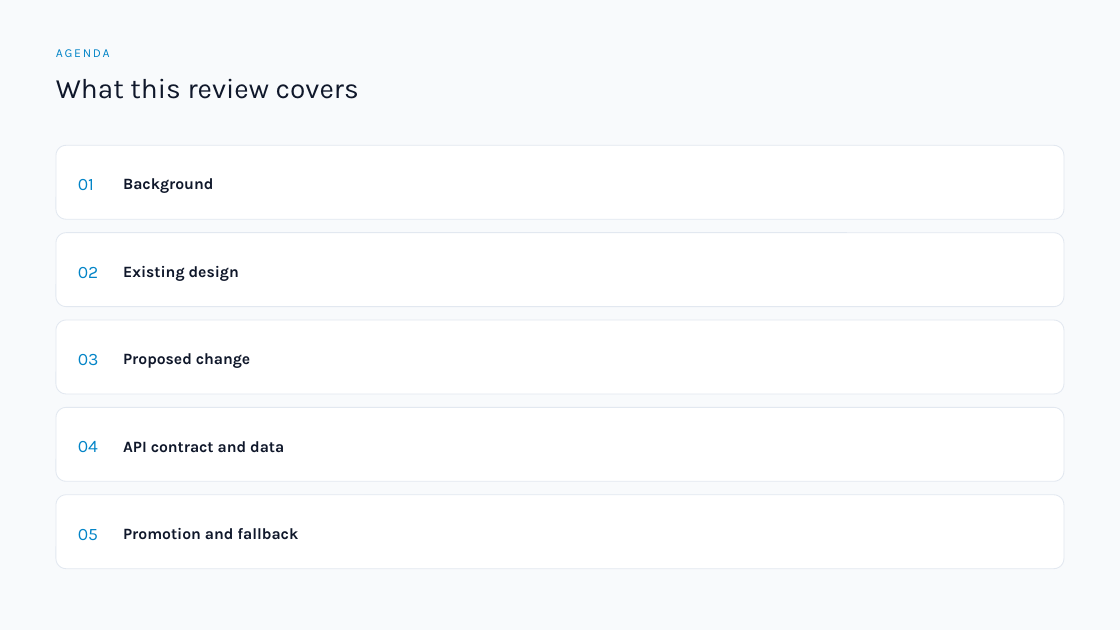
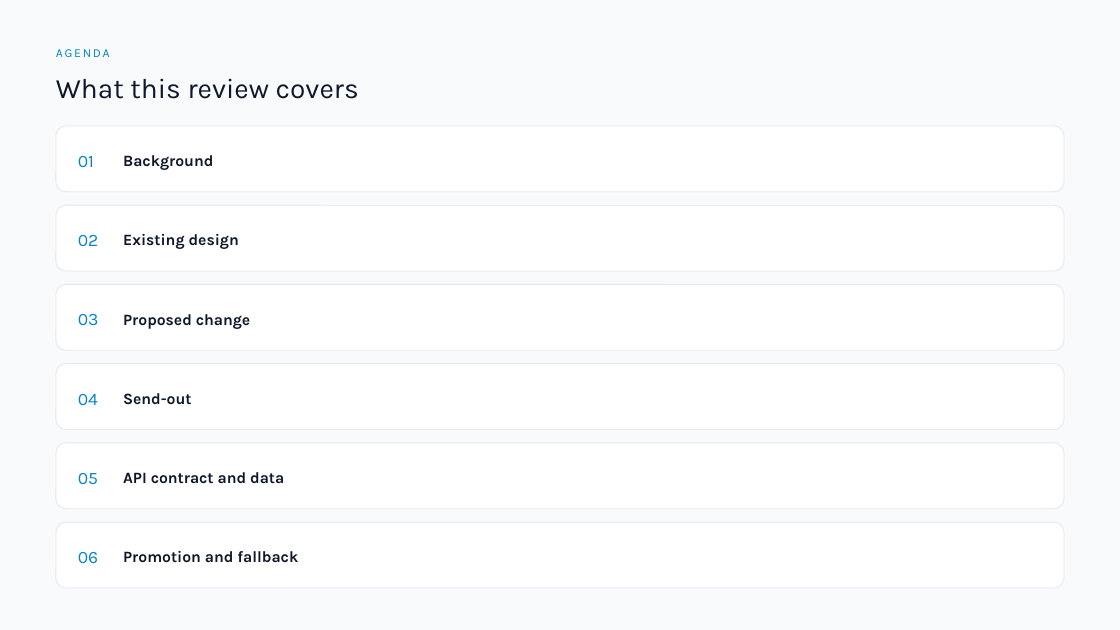
Before and after one commit to DragonChong/HA-Notes, a slide deck: slide 2 of SDLC/Projects/TMP-specimen-sorter-api — Specimen Sorter API/assets/Specimen Sorter API v3.pptx. Drawn at 1120x630 pixels with LibreOffice and Linux fonts; fonts in the diff are those of the drawing. Boxes give left, top, right and bottom in pixels: in the first picture for what was removed or moved away, otherwise in the second. Text is boxed around its words. In the diff, an @@ line names an element or a change of style, - is before the commit and + after.

```diff
--- a/SDLC/Projects/TMP-specimen-sorter-api — Specimen Sorter API/assets/Specimen Sorter API v3.pptx
+++ b/SDLC/Projects/TMP-specimen-sorter-api — Specimen Sorter API/assets/Specimen Sorter API v3.pptx
@@ rounded rectangle: place and size @@
-rounded rectangle at (56,145,1065,219)
+rounded rectangle at (56,126,1065,192)
@@ text "01": place and size @@
-text "01" at (78,179,94,190)
+text "01" at (78,156,94,167)
@@ text "Background": place and size @@
-text "Background" at (123,178,213,193)
+text "Background" at (123,155,213,170)
@@ rounded rectangle: place and size @@
-rounded rectangle at (56,233,1065,307)
+rounded rectangle at (56,205,1065,271)
@@ text "02": place and size @@
-text "02" at (78,267,99,278)
+text "02" at (78,235,99,246)
@@ text "Existing design": place and size @@
-text "Existing design" at (123,266,239,281)
+text "Existing design" at (123,234,239,249)
@@ rounded rectangle: place and size @@
-rounded rectangle at (56,320,1065,394)
+rounded rectangle at (56,285,1065,350)
@@ text "03": place and size @@
-text "03" at (78,354,99,365)
+text "03" at (78,314,99,325)
@@ text "Proposed change": place and size @@
-text "Proposed change" at (123,353,250,368)
+text "Proposed change" at (123,314,250,329)
@@ rounded rectangle: place and size @@
-rounded rectangle at (56,408,1065,481)
+rounded rectangle at (56,364,1065,429)
@@ text "04": place and size @@
-text "04" at (78,441,98,452)
+text "04" at (78,394,98,405)
@@ text added at (123,393,191,405), 13.5 pt, text #0F172A, bold @@
+Send-out
@@ proportions changed in 5 elements at (56,126,1065,192), (56,205,1065,271), (56,285,1065,350), (56,364,1065,429), (56,443,1065,508) @@
@@ rounded rectangle: place and size @@
-rounded rectangle at (56,495,1065,569)
+rounded rectangle at (56,443,1065,508)
@@ text "05": place and size @@
-text "05" at (78,529,98,540)
+text "05" at (78,473,98,484)
@@ text "API contract and data": place and size @@
-text "API contract and data" at (123,441,284,453)
+text "API contract and data" at (123,472,284,484)
@@ rounded rectangle added at (56,523,1065,588), fill #FFFFFF, outline #E2E8F0 0.75 pt @@
@@ text "Promotion and fallback": place and size @@
-text "Promotion and fallback" at (123,528,298,540)
+text "Promotion and fallback" at (123,551,298,563)
@@ text added at (78,552,98,563), 15 pt, text #0284C7 @@
+06
```
Also in this commit, not shown: 2 other slides changed, 6 slides added, 6 other files.
